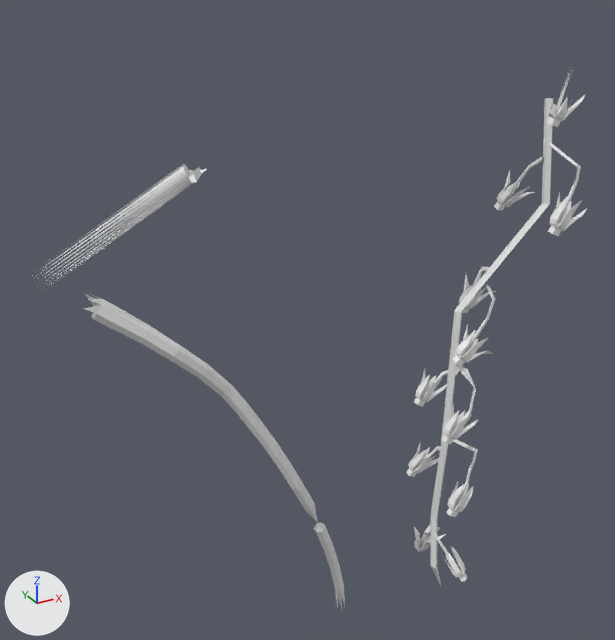
One commit to the OBJ model meshes/env/plants/v0_rachis3.obj: the scene before it, then after it.
One viewpoint serves both versions: a camera (50 mm lens) standing at (-0.204, -0.276, 0.066) and looking at (-0.05, 0.005, -0.075). Arrows for +X, +Y and +Z are at lower left; the lights stay in place. The first picture is the older version. Where no turn or scale is listed for an object, it has been applied to the vertices. Vertices at exactly the same position are counted once.

Objects in the first picture: 'v0_rachis3'.
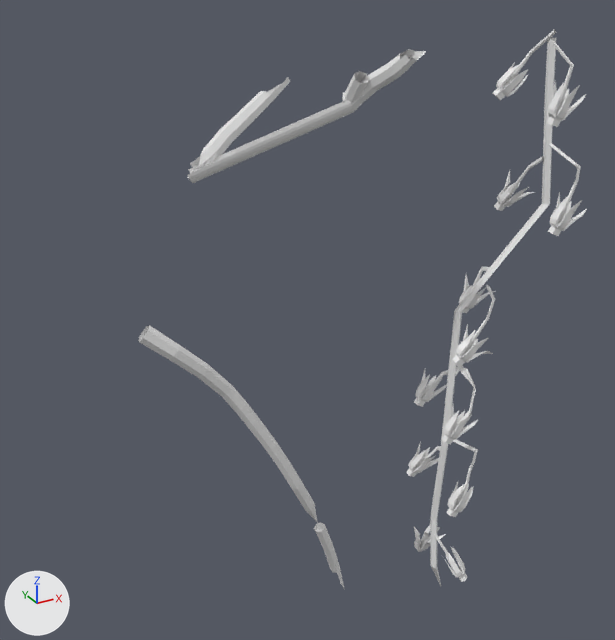
Boxes (x1, y1, x2, y2) around the edits, measured in the pictures (615 x 640 px):
'v0_rachis3', reshaped (19% narrower): before (32, 69, 587, 609); after (138, 29, 587, 588)
part 1 of me_v0_rachis3, added: after (493, 29, 556, 101)
part 2 of me_v0_rachis3, added: after (343, 49, 426, 111)
part 3 of me_v0_rachis3, added: after (342, 71, 369, 103)
part 4 of me_v0_rachis3, reshaped: before (32, 69, 585, 342); after (187, 38, 586, 183)
part 5 of me_v0_rachis3, deleted: before (331, 571, 345, 609)

What the commit changed:
me_v0_rachis3 is used by ob_v0_rachis3; location (0.0, 0.0, 0.0).
Verts and faces of me_v0_rachis3; kept vertices keep their numbers, new ones are numbered from 1292.
Before the commit, vertices of me_v0_rachis3: 134 (-0.029, 0.013, -0.219) at pixel (336, 572), 136 (-0.031, 0.014, -0.219) at pixel (332, 572), 137 (-0.031, 0.016, -0.218) at pixel (330, 569), 138 (-0.029, 0.018, -0.218), 139 (-0.027, 0.017, -0.217).
Before the commit, vertices of me_v0_rachis3: 141 (-0.024, 0.016, -0.235) at pixel (341, 592), 142 (-0.022, 0.016, -0.235) at pixel (344, 590), 143 (-0.026, 0.017, -0.235) at pixel (337, 592), 144 (-0.026, 0.019, -0.235) at pixel (334, 589), 145 (-0.025, 0.02, -0.234).
Before the commit, vertices of me_v0_rachis3: 146 (-0.022, 0.02, -0.234), 147 (-0.022, 0.018, -0.234) at pixel (343, 586), 148 (-0.019, 0.023, -0.256), 149 (-0.02, 0.025, -0.256), 150 (-0.021, 0.027, -0.256) at pixel (336, 607).
Before the commit, vertices of me_v0_rachis3: 151 (-0.019, 0.028, -0.255) at pixel (337, 604), 152 (-0.017, 0.027, -0.255) at pixel (341, 603), 153 (-0.016, 0.026, -0.255) at pixel (344, 605), 154 (-0.017, 0.024, -0.256).
me_v0_rachis3 had 1292 vertices, 2383 faces and spanned x -0.153..0.042, y -0.053..0.035, z -0.256..0.027.
me_v0_rachis3 now has 1530 vertices, 2865 faces and spans x -0.117..0.042, y -0.053..0.023, z -0.235..0.038.
me_v0_rachis3 part 1: a new loose piece of 95 vertices spanning x 0.022..0.038, y -0.029..-0.012, z 0.01..0.038.
me_v0_rachis3 part 2: a new loose piece of 68 vertices spanning x -0.051..-0.033, y -0.045..-0.019, z 0.014..0.035.
me_v0_rachis3 part 3: a new loose piece of 14 vertices spanning x -0.051..-0.045, y -0.031..-0.019, z 0.015..0.028.
Part 4, on me_v0_rachis3:
50 vertices are removed from x -0.153..-0.095, y 0.006..0.035, z -0.068..-0.006.
68 faces are deleted.
1 vertex moves within x 0.029, y -0.046, z 0.026.
116 vertices are added at x -0.094..0.039, y -0.051..0.022, z -0.007..0.035.
6 new vertices lie (0.048, -0.03, 0.026) away from vertices in x -0.098..-0.094, y 0.005..0.012, z -0.012..-0.008.
250 new faces join them.
Part 5, on me_v0_rachis3:
Vertices deleted: 141, 143, 144, 145, 148 to 154 (with the faces that use them).
